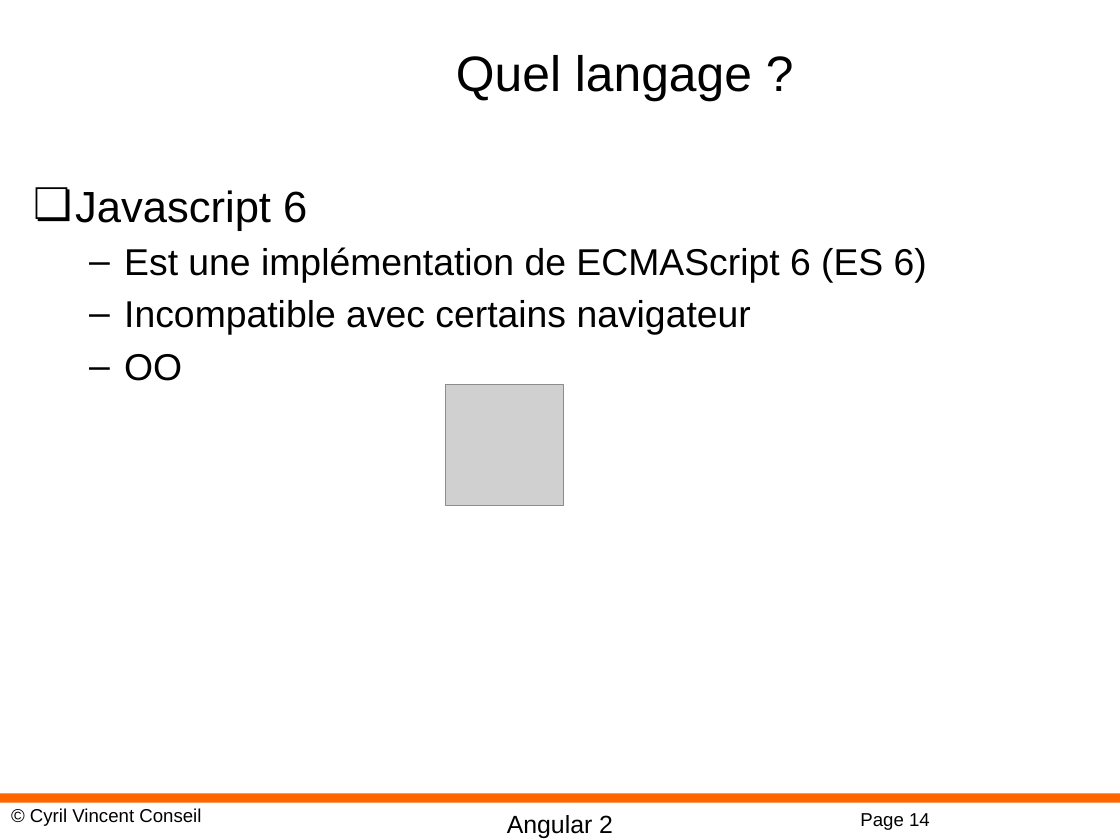
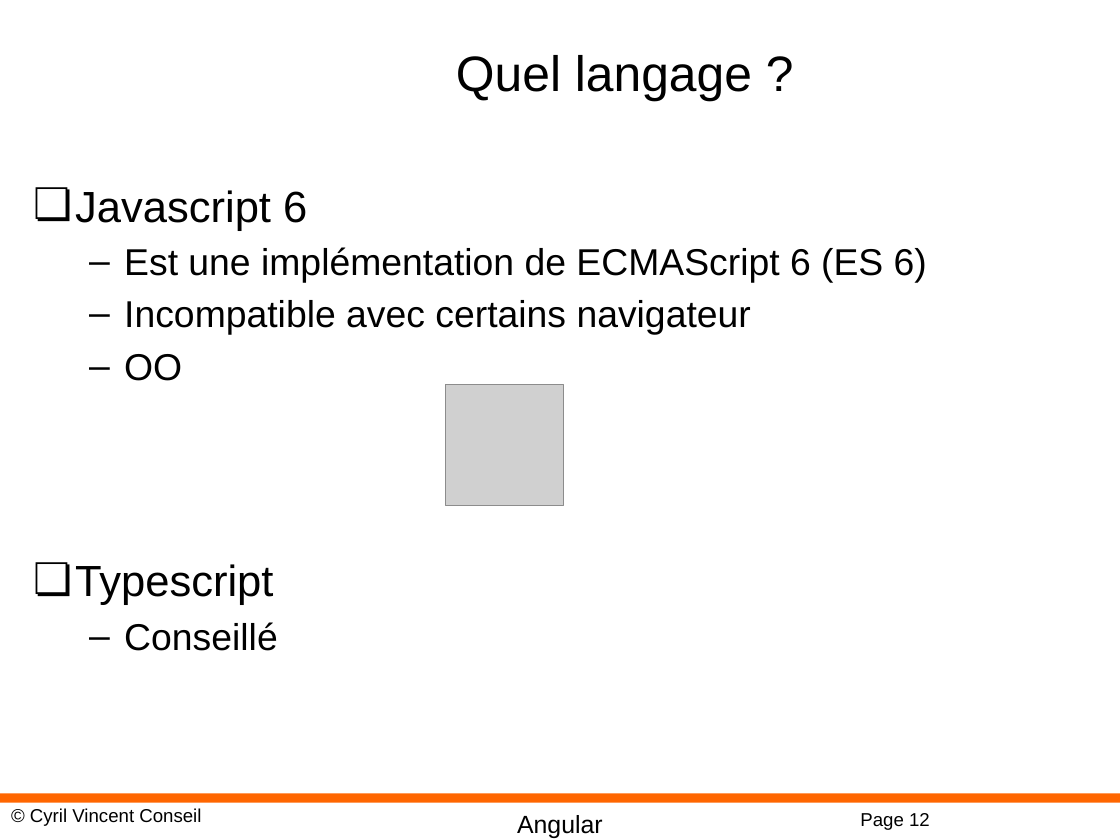
Before and after one commit to cyrilvincent/POE, a slide deck: slide 12 of ppt/angular/Angular01-Intro.pptx (slide 14 before the commit). Drawn at 1120x840 pixels with LibreOffice and Linux fonts; fonts in the diff are those of the drawing; grey boxes stand for pictures; background and template pictures are left out. Boxes give left, top, right and bottom in pixels: in the first picture for what was removed or moved away, otherwise in the second. Text is boxed around its words. In the diff, an @@ line names an element or a change of style, - is before the commit and + after.

Commit message:
Angular PPT v2

```diff
--- a/ppt/angular/Angular01-Intro.pptx
+++ b/ppt/angular/Angular01-Intro.pptx
@@ text at (75, 564, 278, 651): paragraphs added @@
+❏ Typescript
+  – Conseillé
@@ text at (517, 815, 603, 838): text changed @@
-Angular 2
+Angular
@@ page number at (860, 813, 930, 830): text changed @@
-Page 14
+Page 12
```
Also in this commit, not shown: 14 other slides changed, 1 slide added, 2 slides removed, 19 other files.
